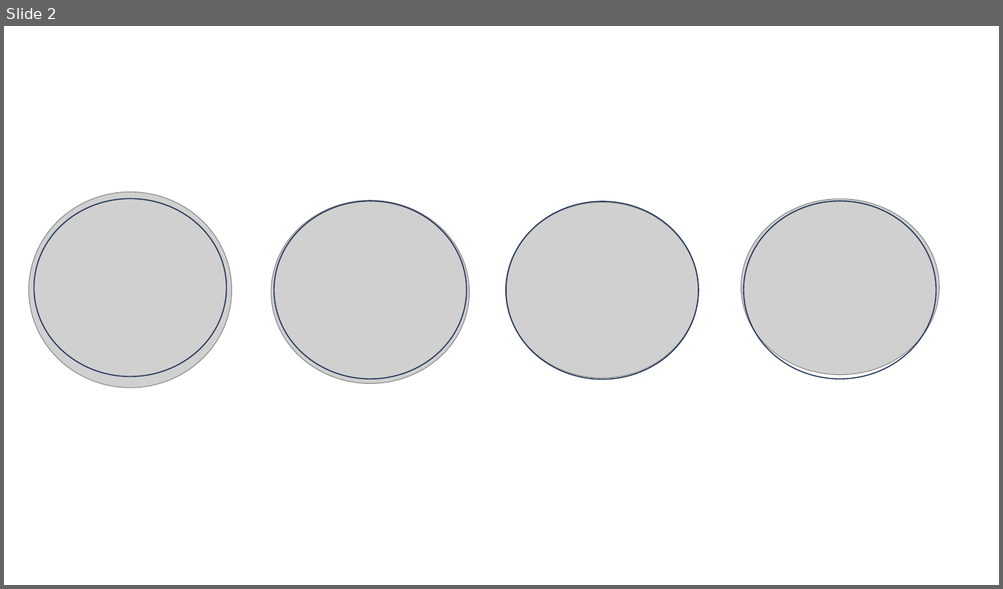
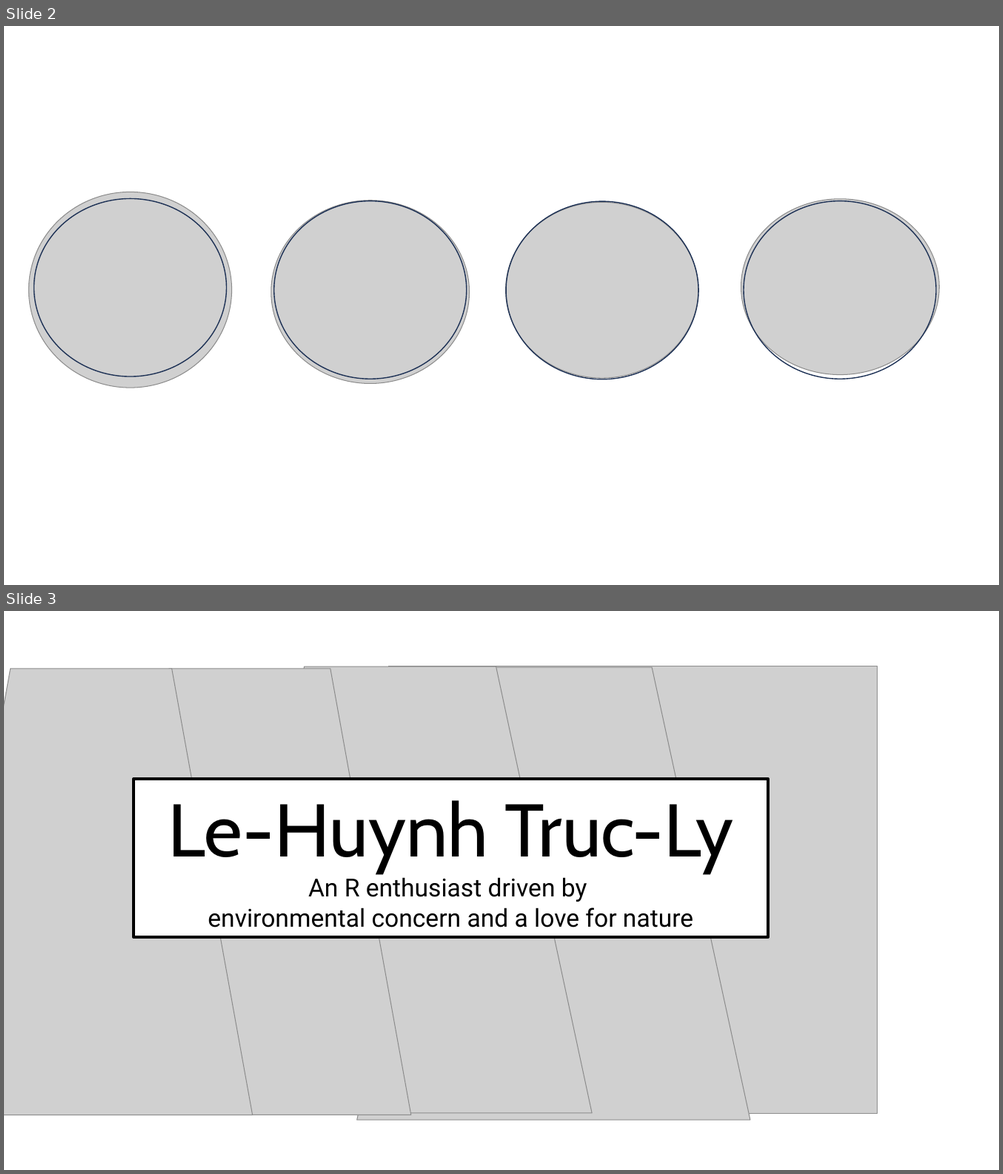
Before and after one commit to le-huynh/lehuynh.rbind.io, a slide deck: content/top/viz_gallery.pptx. Shown one above the other, each under a label of ours: slide 2 before the commit, slides 2 and 3 after it. The pictures are 1003x589 and 1003x1174 pixels, drawn with LibreOffice and Linux fonts; fonts in the diff are those of the drawing; grey boxes stand for pictures. Boxes give left, top, right and bottom in pixels: in the first picture for what was removed or moved away, otherwise in the second. Text is boxed around its words. In the diff, an @@ line names an element or a change of style, - is before the commit and + after.

```diff
--- a/content/top/viz_gallery.pptx
+++ b/content/top/viz_gallery.pptx
@@ slide 3 added at (4, 611, 999, 1170), background #FFFFFF @@
@@ picture added at (4, 669, 253, 1116) @@
@@ picture added at (88, 669, 410, 1116) @@
@@ picture added at (208, 667, 592, 1114) @@
@@ picture added at (357, 668, 750, 1121) @@
@@ picture added at (389, 667, 878, 1114) @@
@@ rectangle added at (134, 779, 768, 937), fill #FFFFFF, outline #000000 3 pt, 24 pt, text #000000 @@
+Le-Huynh Truc-Ly
+An R enthusiast driven by
+environmental concern and a love for nature
```
Also in this commit, not shown: 1 other file.
